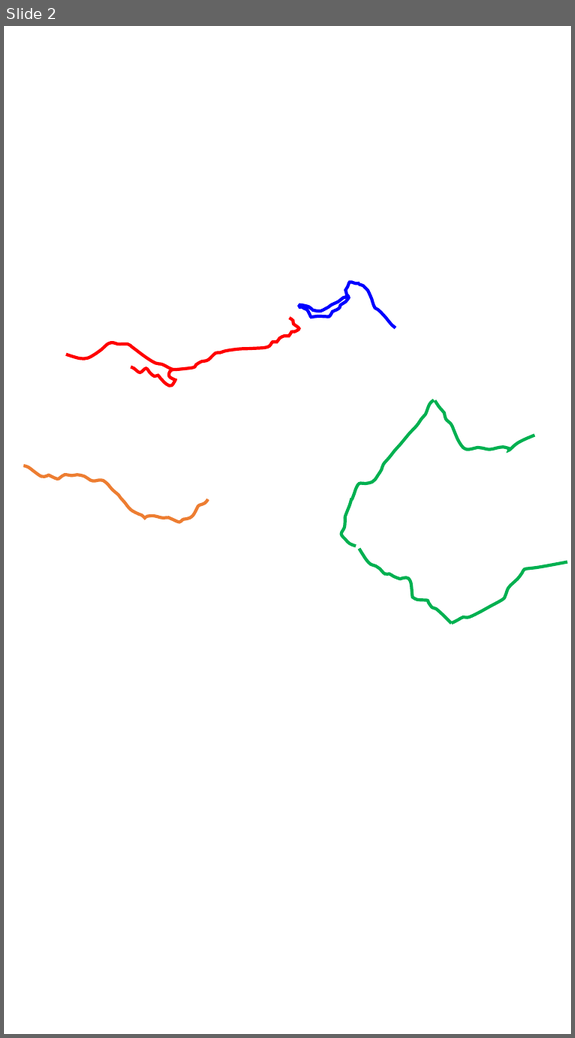
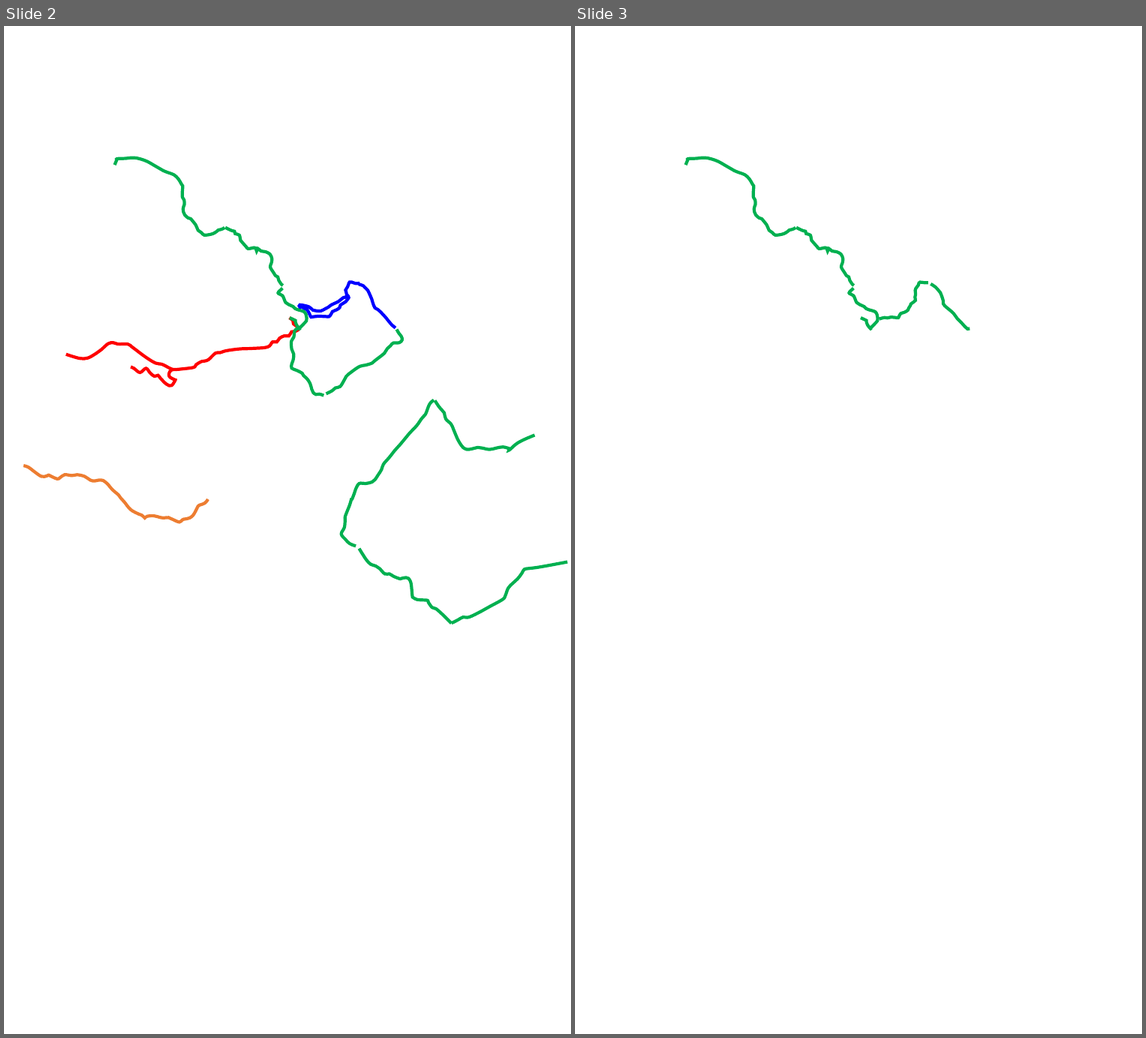
Before and after one commit to whitesoun/homepage, a slide deck: 0.PPT파일/등산지도_경로_세로_2020-08-29.pptx. Shown side by side, each under a label of ours: slide 2 before the commit, slides 2 and 3 after it. The pictures are 575x1038 and 1146x1038 pixels, drawn with LibreOffice and Linux fonts; fonts in the diff are those of the drawing; background and template pictures are left out. Boxes give left, top, right and bottom in pixels: in the first picture for what was removed or moved away, otherwise in the second. Text is boxed around its words. In the diff, an @@ line names an element or a change of style, - is before the commit and + after.

```diff
--- a/0.PPT파일/등산지도_경로_세로_2020-08-29.pptx
+++ b/0.PPT파일/등산지도_경로_세로_2020-08-29.pptx
@@ slide 3 added at [575,26,1142,1034], background #FFFFFF @@
@@ freeform shape added at [685,157,795,234], outline #00B050 3 pt @@
@@ freeform shape added at [796,228,854,286], outline #00B050 3 pt @@
@@ freeform shape added at [849,288,878,329], outline #00B050 3 pt @@
@@ freeform shape added at [879,282,928,319], outline #00B050 3 pt @@
@@ freeform shape added at [931,284,970,329], outline #00B050 3 pt @@
@@ slide 2 changed as well @@
@@ freeform shape added at [114,157,224,234], outline #00B050 3 pt @@
@@ freeform shape added at [225,228,283,286], outline #00B050 3 pt @@
@@ freeform shape added at [278,288,307,329], outline #00B050 3 pt @@
@@ freeform shape added at [291,328,324,396], outline #00B050 3 pt @@
@@ freeform shape added at [326,329,402,394], outline #00B050 3 pt @@
```
Also in this commit, not shown: 1 other slide changed, 1 slide removed, 14 other files.
